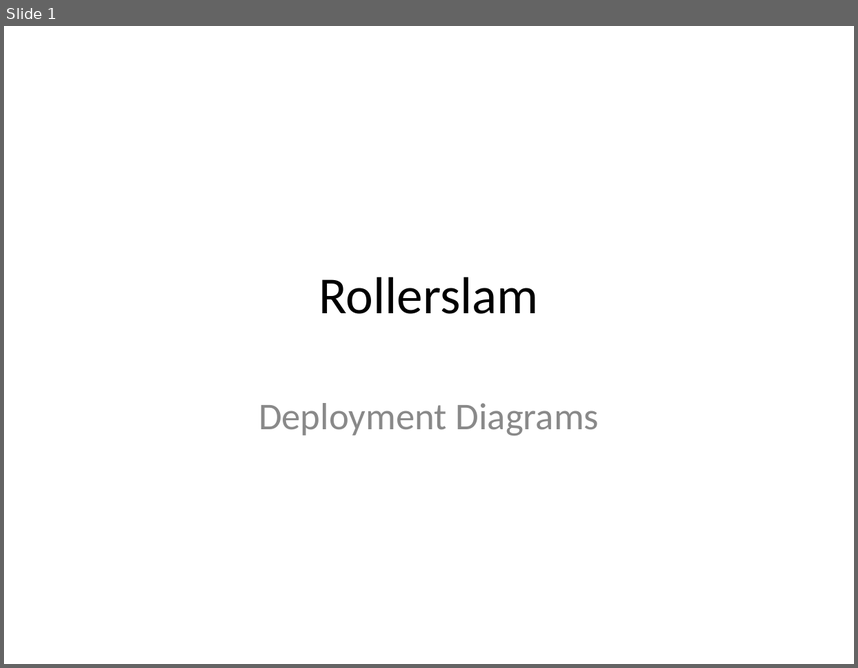
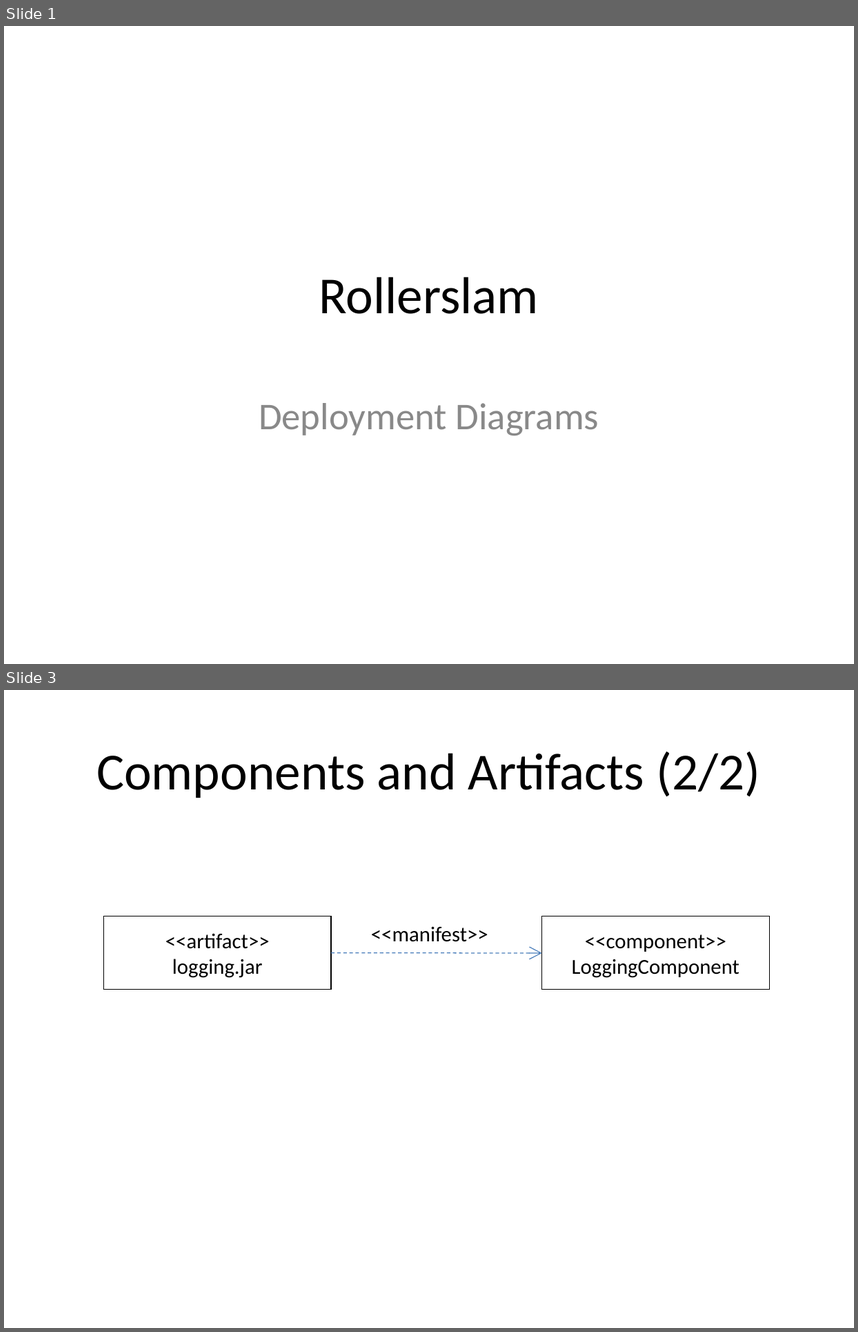
Before and after one commit to krishprince/rollerslam, a slide deck: docs/Deployment_V.0.1.ppt. Shown one above the other, each under a label of ours: slide 1 before the commit, slides 1 and 3 after it; the slides between them are not shown. The pictures are 858x668 and 858x1332 pixels, drawn with LibreOffice and Linux fonts; fonts in the diff are those of the drawing. Boxes give left, top, right and bottom in pixels: in the first picture for what was removed or moved away, otherwise in the second. Text is boxed around its words. In the diff, an @@ line names an element or a change of style, - is before the commit and + after.

```diff
--- a/docs/Deployment_V.0.1.ppt
+++ b/docs/Deployment_V.0.1.ppt
@@ slide 3 added at (4,690,854,1328), background #FFFFFF @@
@@ title added at (96,751,760,798), 44 pt, text #000000 @@
+Components and Artifacts (2/2)
@@ rectangle added at (103,916,331,990), fill #FFFFFF, outline #000000 0.74 pt, 18 pt, text #000000 @@
+<<artifact>>
+logging.jar
@@ rectangle added at (542,916,770,990), fill #FFFFFF, outline #000000 0.74 pt, 18 pt, text #000000 @@
+<<component>>
+LoggingComponent
@@ text added at (371,927,488,942), 18 pt, text #000000 @@
+<<manifest>>
@@ arrow added from (331, 953) to (542, 953), #4A7EBB 0.74 pt dashed @@
```
Also in this commit, not shown: 3 slides changed, 1 other slide added, 11 other files.
